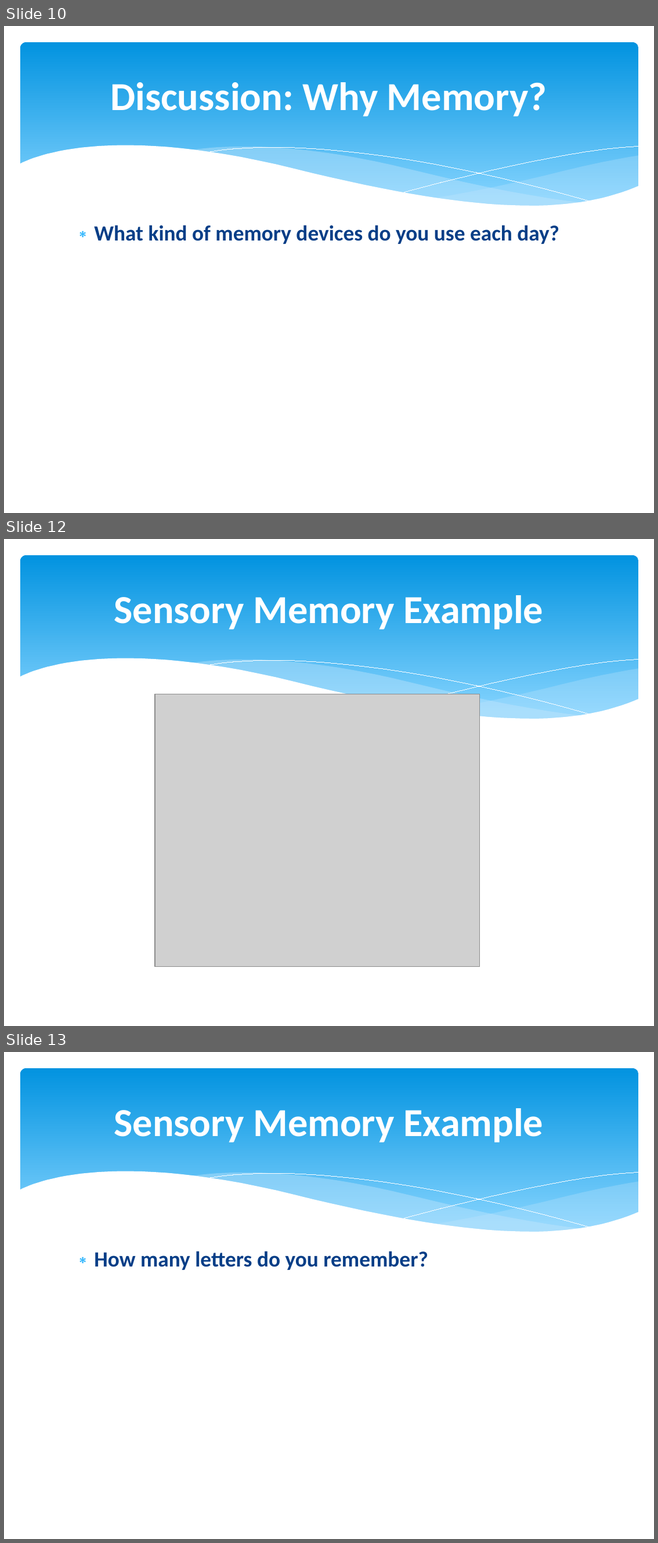
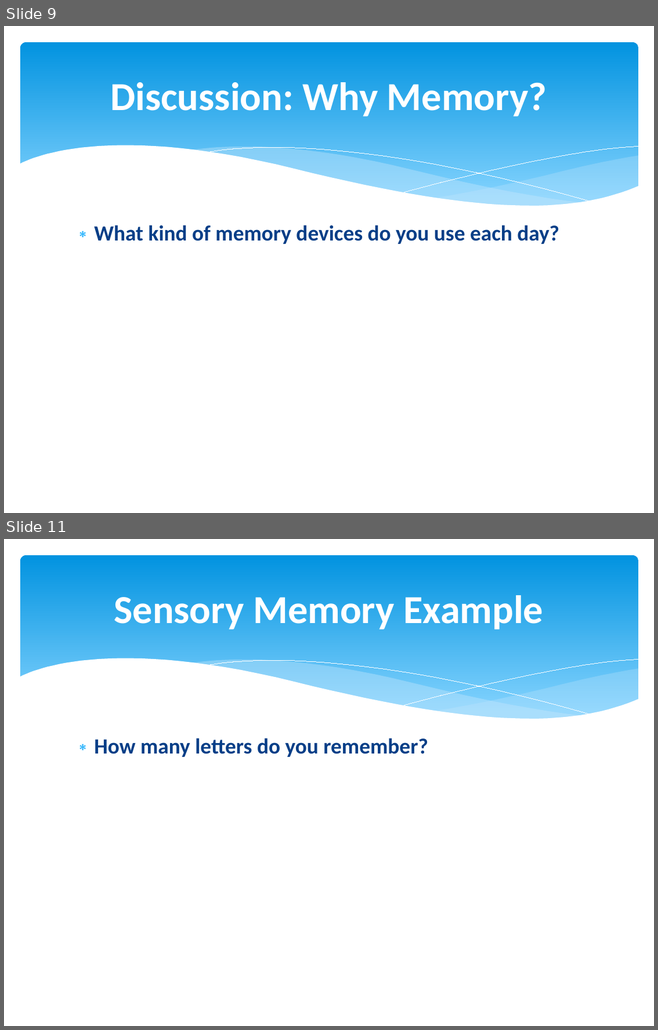
Before and after one commit to npm27/Teaching-Materials, a slide deck: Memory/Slides/0 First Day Info.pptx. Shown one above the other, each under a label of ours: slides 10, 12 and 13 before the commit, slides 9 and 11 after it; the slides between them are not shown. The pictures are 658x1543 and 658x1030 pixels, drawn with LibreOffice and Linux fonts; fonts in the diff are those of the drawing; grey boxes stand for pictures. Boxes give left, top, right and bottom in pixels: in the first picture for what was removed or moved away, otherwise in the second. Text is boxed around its words. In the diff, an @@ line names an element or a change of style, - is before the commit and + after.

```diff
--- a/Memory/Slides/0 First Day Info.pptx
+++ b/Memory/Slides/0 First Day Info.pptx
@@ slide 12 removed at [4,539,654,1026], background #FFFFFF; not listed: 6 template elements that a slide beside it also shows @@
@@ title removed at [114,595,543,629] @@
-Sensory Memory Example
@@ picture removed at [155,694,480,967] @@
@@ what was slide 10 is now slide 9 @@
@@ what was slide 13 is now slide 11 @@
```
Also in this commit, not shown: 3 slides changed, 7 slides added, 1 other slide removed.
